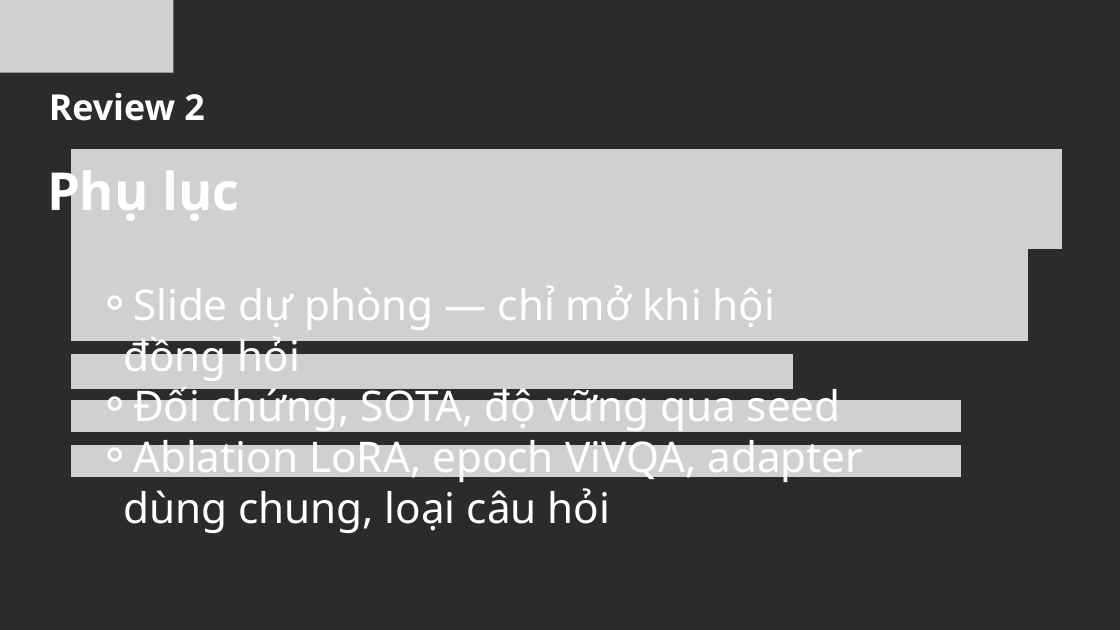
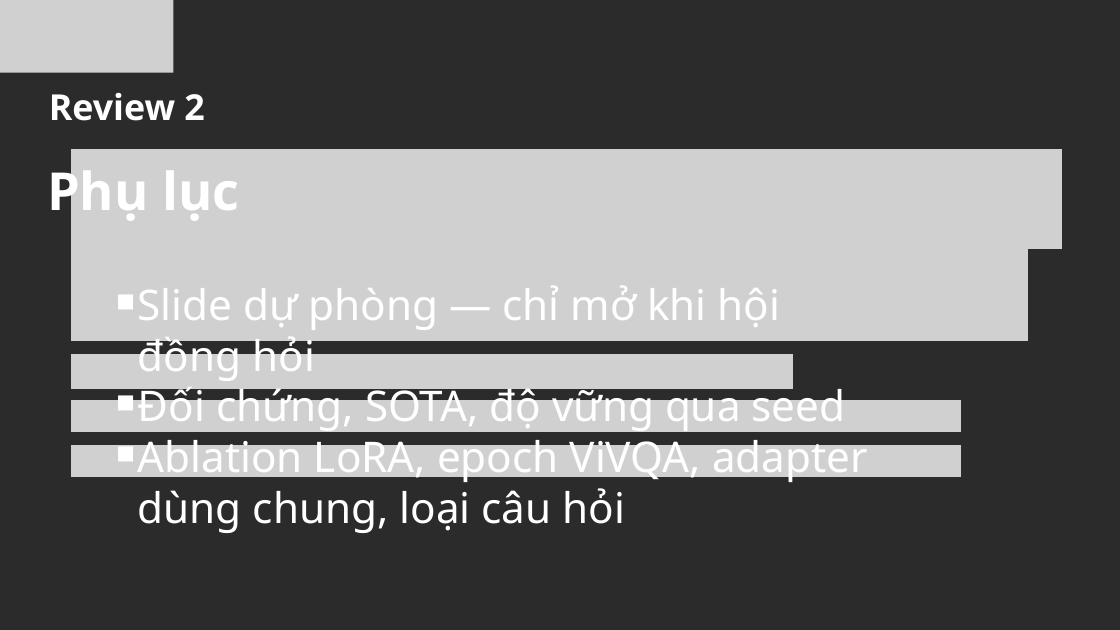
Before and after one commit to PLHGNAOH/ViVQA-VLM, a slide deck: slide 28 of docs/04_slides/cumulative/ViVQA-VLM_Review1-2_KLTN.pptx (slide 29 before the commit). Drawn at 1120x630 pixels with LibreOffice and Linux fonts; fonts in the diff are those of the drawing; grey boxes stand for pictures; background and template pictures are left out; a plain dark background stands for a picture behind light text. Boxes give left, top, right and bottom in pixels: in the first picture for what was removed or moved away, otherwise in the second. Text is boxed around its words. In the diff, an @@ line names an element or a change of style, - is before the commit and + after.

```diff
--- a/docs/04_slides/cumulative/ViVQA-VLM_Review1-2_KLTN.pptx
+++ b/docs/04_slides/cumulative/ViVQA-VLM_Review1-2_KLTN.pptx
@@ text "Phụ lục" at (47, 162, 868, 533): line spacing 80.8pt to 80.7pt; bullet ⚬ to ￭; list level 3 to 4 in "Slide dự phòng — chỉ ..."; line spacing 65.2pt to 65.1pt; list level 3 to 4 in "Đối chứng, SOTA, độ vững ..."; list level 3 to 4 in "Ablation LoRA, epoch ViVQA, adapter ..." @@
```
Also in this commit, not shown: 36 other slides changed, 1 slide removed, 3 other files.
